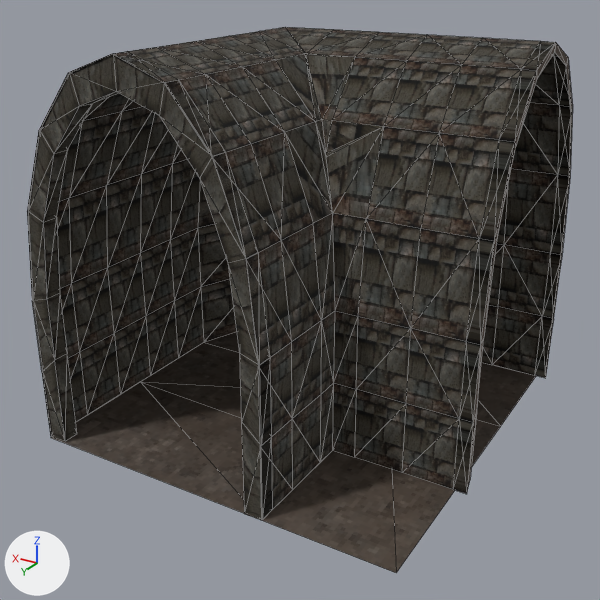
The glTF model models/raws/dungeon_turn_a_model.gltf: old version first, new version second.
One viewpoint serves both versions: a 50 mm lens placed at (-3.59, 4.82, 3.61), pointed at (-0.54, -0.28, 1.06). Every picture has the same lights, and +X, +Y and +Z are marked at lower left. Mesh edges are drawn as thin lines. Where no turn or scale is listed for an object, it has been applied to the vertices. Vertices at the same position are counted once.
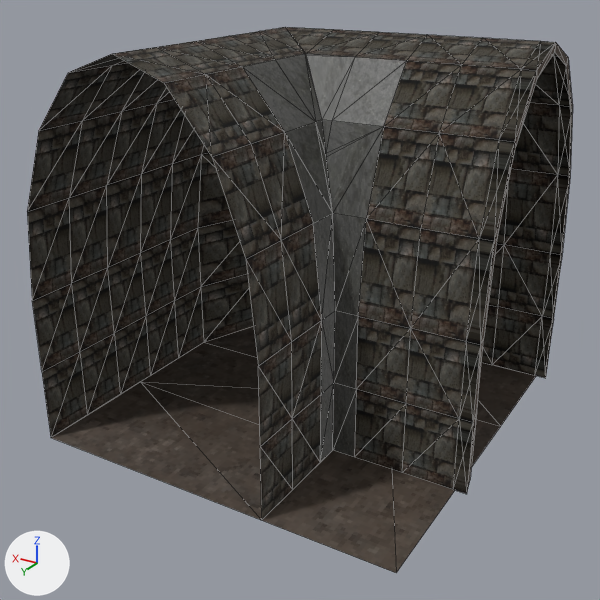
Edits to the bpy script that builds the scene:
```text
Add img_dungeon_rock:
    img_dungeon_rock = load_image('dungeon-rock', '_unpacked/dungeon-rock', 64, 64, 'sRGB')
Add mat_material:
    mat_material = principled_material('Material')
    mat_material.texture = img_dungeon_rock
Change me_cube_001:
    used by ob_cube_001; location = (-0.375, -0.011, 1.558)
    remove me_cube_001.from_pydata(...)  # 234 vertices, 424 faces; spans x -1.71..1.38, y -1.99..1.01, z -1.57..1.44
    add me_cube_001.from_pydata(...)  # 182 vertices, 324 faces; spans x -1.71..1.38, y -1.99..1.01, z -1.56..1.44
    me_cube_001 part 1: the loose piece of 52 vertices spanning x -0.62..1.38, y 0.87..1.0, z -1.57..1.44 is deleted
    me_cube_001 part 2: 33 faces spanning x -0.81..-0.01, y -0.6..0.21, z -1.56..1.31 switch from mat_dungeon_bricks_001 (picture img_dungeon_bricks) to mat_material (picture img_dungeon_rock)
    remove me_cube_001.materials.append(mat_dungeon_bricks)  # picture img_dungeon_bricks
```

Boxes [x1, y1, x2, y2] around the edits, measured in the pictures (600 x 600 px):
part 1 of me_cube_001, deleted (black)
    before: [28, 51, 273, 519]
part 2 of me_cube_001, recoloured (black to grey)
    both: [243, 53, 406, 461]
